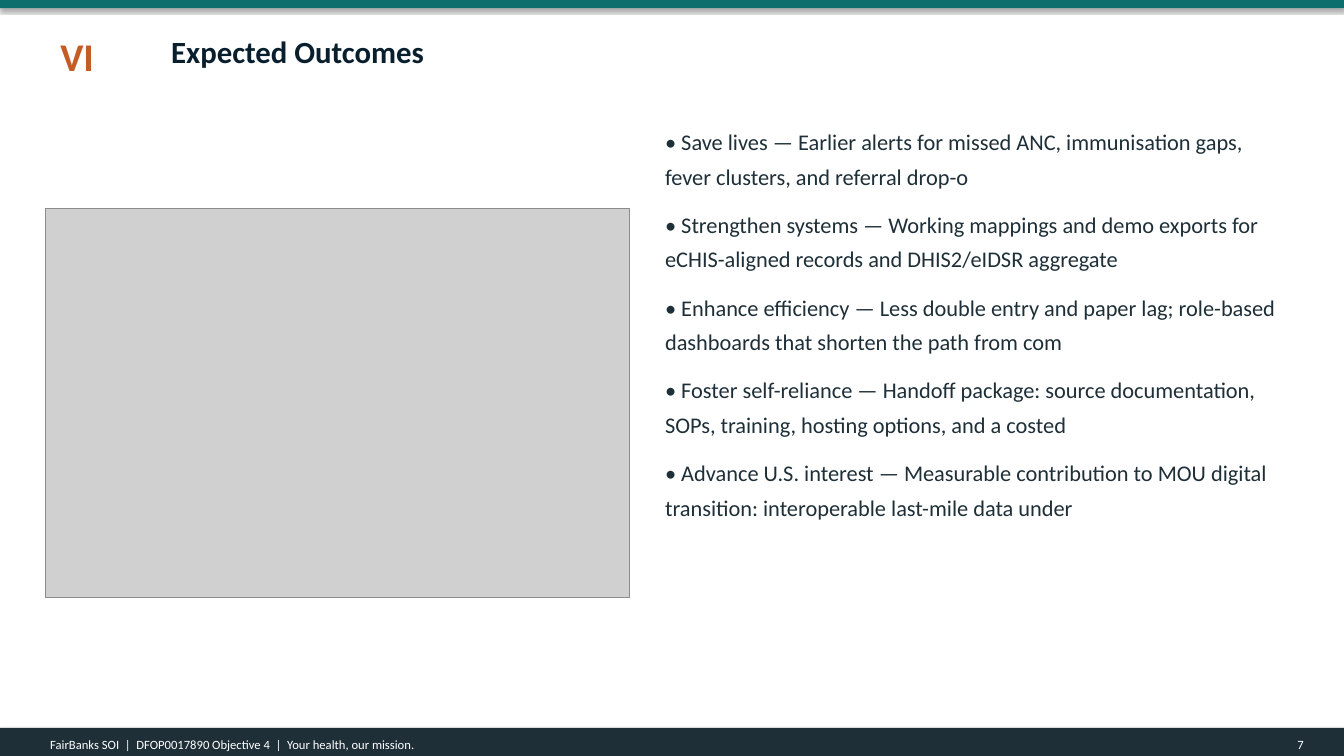
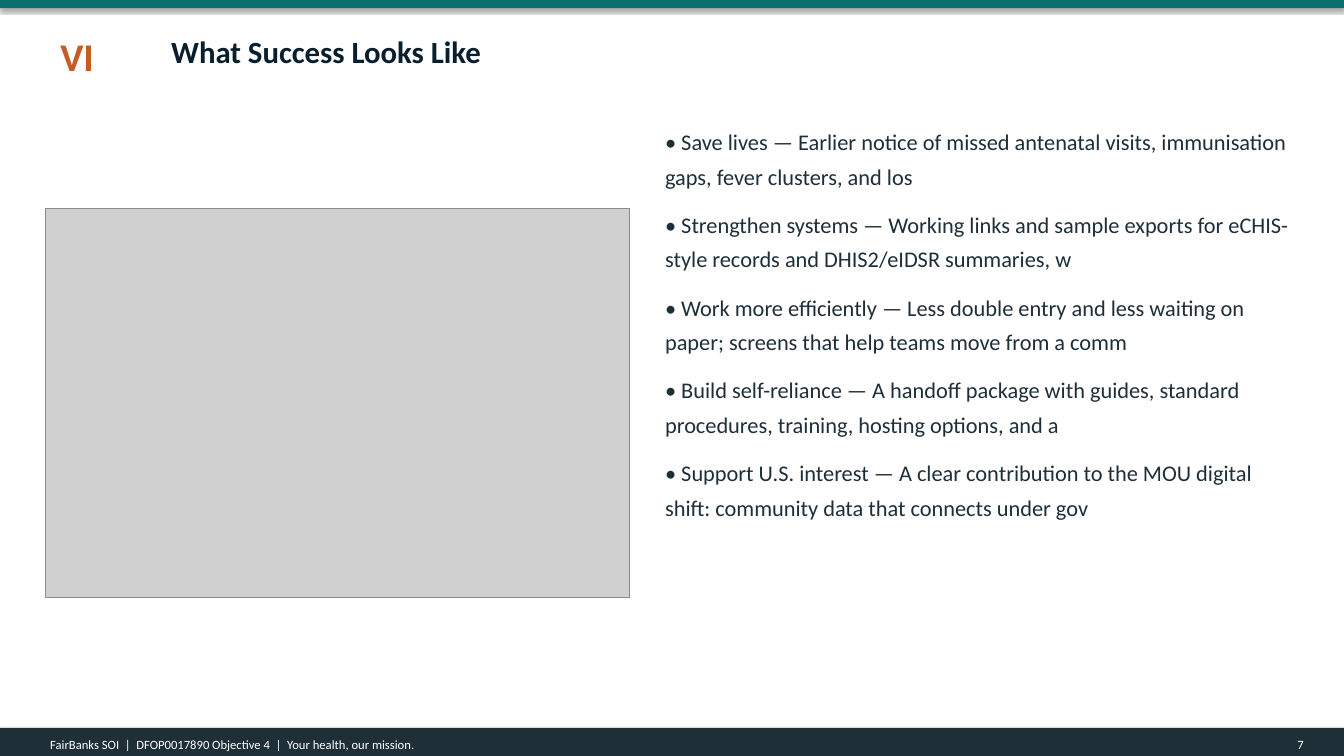
Before and after one commit to WASSWA2624/fairbanks, a slide deck: slide 7 of applications/dos-uganda/documents/dos-uganda_ppt.pptx. Drawn at 1344x756 pixels with LibreOffice and Linux fonts; fonts in the diff are those of the drawing; grey boxes stand for pictures. Boxes give left, top, right and bottom in pixels: in the first picture for what was removed or moved away, otherwise in the second. Text is boxed around its words. In the diff, an @@ line names an element or a change of style, - is before the commit and + after.

Commit message:
Update build_dos-uganda_docs.py and associated documents to reflect revised project title and narrative content for the Uganda Health System MOU (DFOP0017890). Enhance clarity and consistency across Word, PDF, and PowerPoint formats by streamlining language and ensuring alignment with new objectives focused on interoperability and government ownership. Adjust cost share descriptions and improve overall document coherence.

```diff
--- a/applications/dos-uganda/documents/dos-uganda_ppt.pptx
+++ b/applications/dos-uganda/documents/dos-uganda_ppt.pptx
@@ text at bbox=[171, 41, 481, 64]: text changed @@
-Expected Outcomes
+What Success Looks Like
@@ text at bbox=[665, 134, 1288, 520]: text changed @@
-• Save lives — Earlier alerts for missed ANC, immunisation gaps, fever clusters, and referral drop-o
-• Strengthen systems — Working mappings and demo exports for eCHIS-aligned records and DHIS2/eIDSR aggregate
-• Enhance efficiency — Less double entry and paper lag; role-based dashboards that shorten the path from com
-• Foster self-reliance — Handoff package: source documentation, SOPs, training, hosting options, and a costed
-• Advance U.S. interest — Measurable contribution to MOU digital transition: interoperable last-mile data under
+• Save lives — Earlier notice of missed antenatal visits, immunisation gaps, fever clusters, and los
+• Strengthen systems — Working links and sample exports for eCHIS-style records and DHIS2/eIDSR summaries, w
+• Work more efficiently — Less double entry and less waiting on paper; screens that help teams move from a comm
+• Build self-reliance — A handoff package with guides, standard procedures, training, hosting options, and a
+• Support U.S. interest — A clear contribution to the MOU digital shift: community data that connects under gov
```
Also in this commit, not shown: 10 other slides changed, 3 other files.
